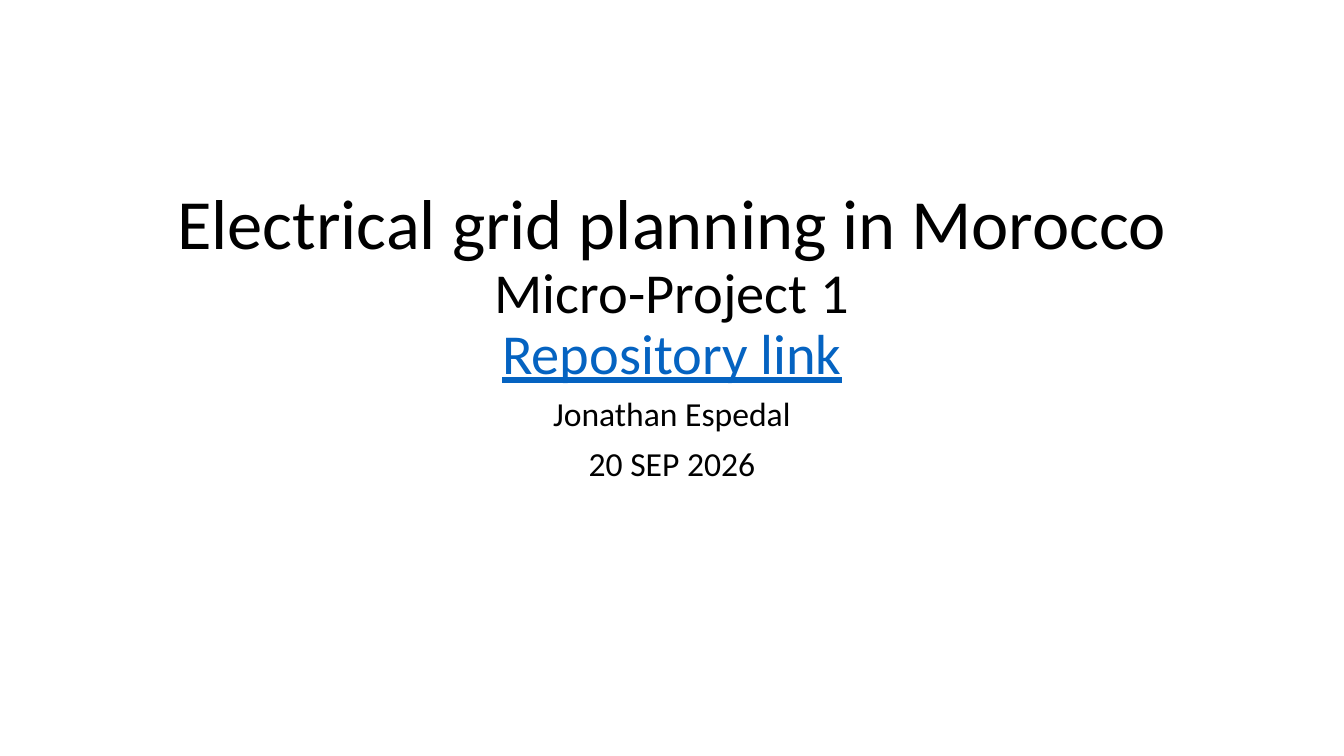
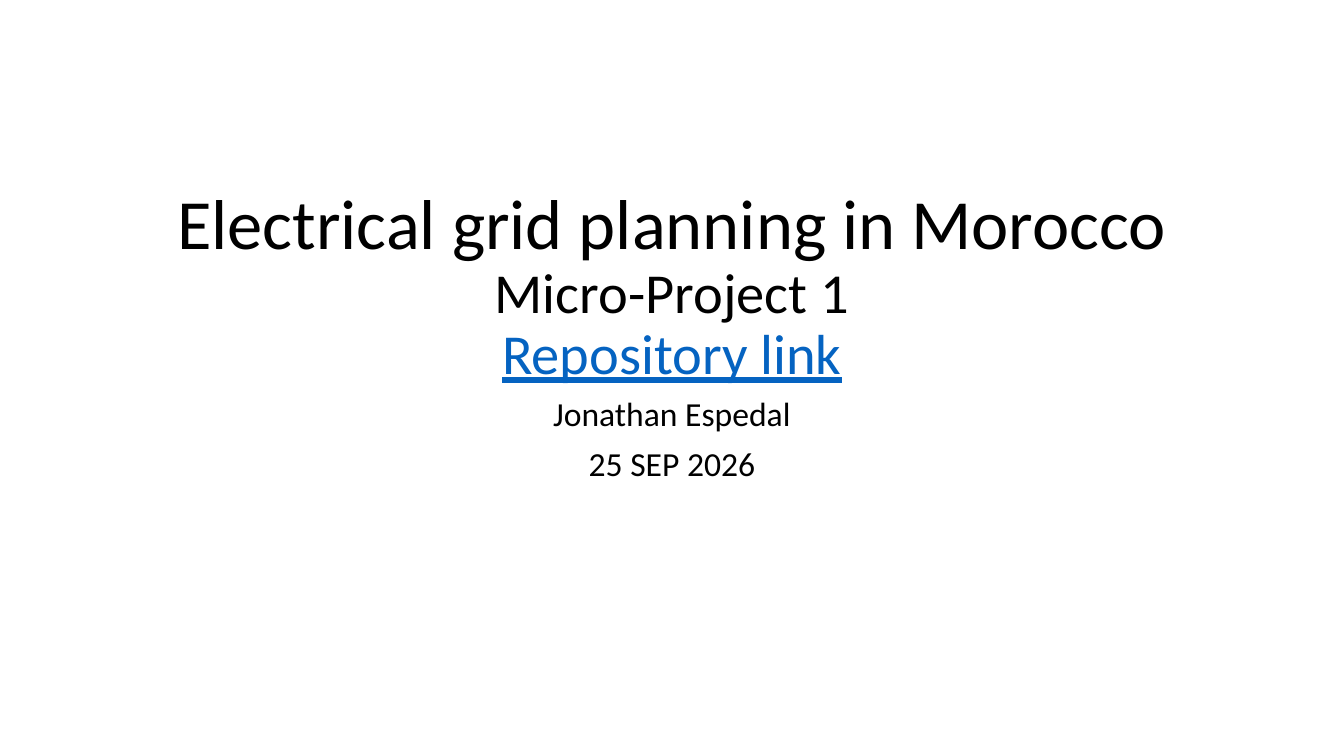
Before and after one commit to Foxman301/ANA500Project, a slide deck: slide 1 of ANA500_Micro-Project_JonathanEspedal.pptx. Drawn at 1344x756 pixels with LibreOffice and Linux fonts; fonts in the diff are those of the drawing. Boxes give left, top, right and bottom in pixels: in the first picture for what was removed or moved away, otherwise in the second. Text is boxed around its words. In the diff, an @@ line names an element or a change of style, - is before the commit and + after.

Commit message:
Week 2 Micro Proj
New push of code pdf, proper cleaned data set. Last one I did not retain DateTime as a row because index was set to false, and the powerpoint

```diff
--- a/ANA500_Micro-Project_JonathanEspedal.pptx
+++ b/ANA500_Micro-Project_JonathanEspedal.pptx
@@ subtitle at (x1=589, y1=453, x2=755, y2=477): text changed @@
-20 SEP 2026
+25 SEP 2026
```
Also in this commit, not shown: 5 other slides changed, 2 slides added, 2 slides removed, 2 other files.
